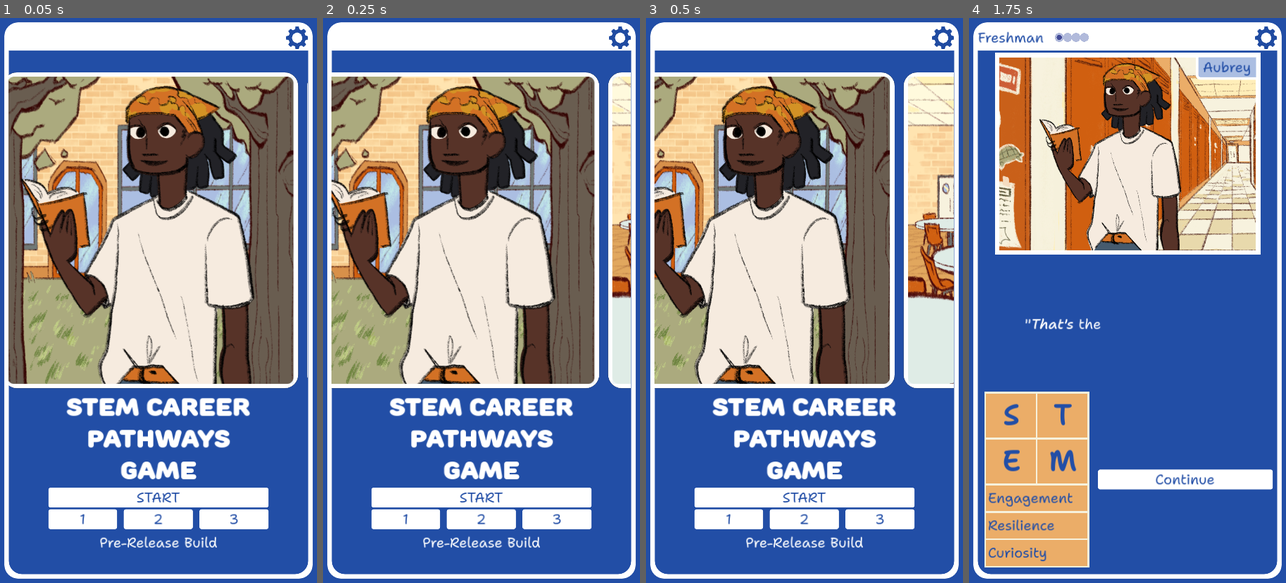
Above: before the commit, frames 1-4 (left to right).
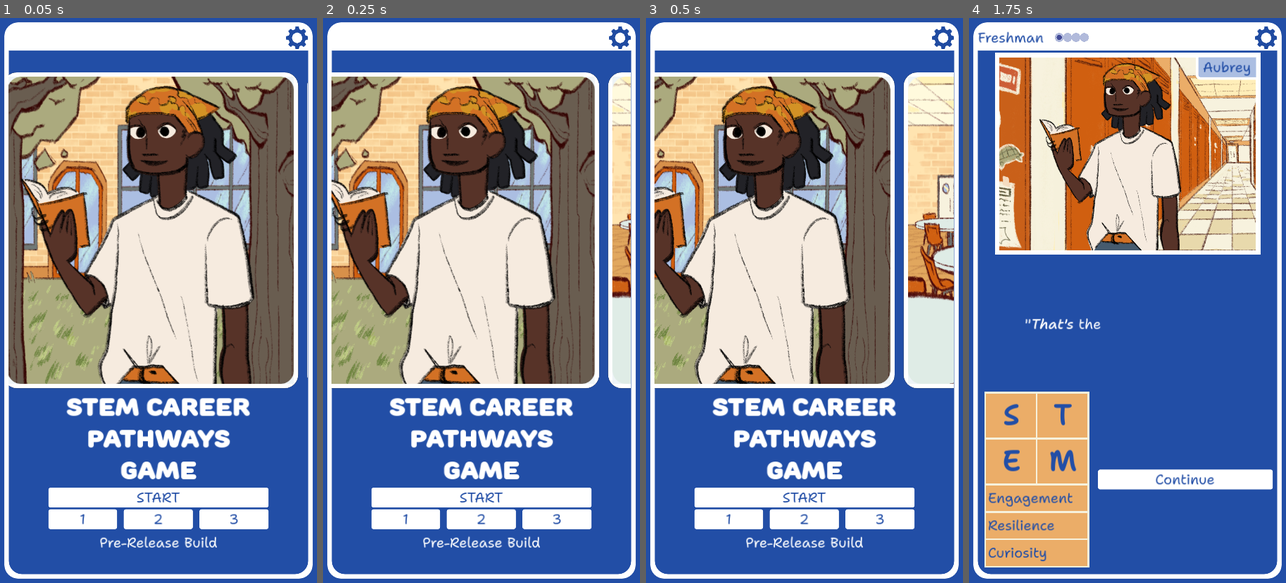
Above: after the commit, the same moments.

Repository: stem-career-paths/game
Game: Godot game, scene res://ui/screen.tscn
Two runs of this game, one before a commit and one after it. Both use one fixed random seed, a clock stepped at 60 frames per second and the inputs below. The engine's default icon, where the game draws it, is replaced by a stand-in: a white triangle on a blue panel in a dark square.
Inputs (mouse positions are in pixels of both pictures, inside the frame that each line leads up to):
- Up to frame 1 (0.05 s): no input
- Up to frame 2 (0.25 s): no input
- Up to frame 3 (0.5 s): no input
- Up to frame 4 (1.75 s): click (1127, 498) at 0.52 s; click (1184, 441) at 1.27 s

The runs differ from the first frame. In frame 1, 0.2% of the frame differs, in the area x 2-93%, y 10-65%; in frame 2, 0.2%; in frame 3, 0.2%; in frame 4, nothing differs.

Commit message:
Increase size of rounded frame
The 30-pixel size matches that which is used in the custom
style boxes.

Diff:
--- a/project/ui/cast_carousel.tscn
+++ b/project/ui/cast_carousel.tscn
@@ -7,7 +7,7 @@
 [ext_resource type="Texture2D" uid="uid://8feisb4hegcw" path="res://cast/mary.png" id="4_qwxpl"]
 [ext_resource type="Texture2D" uid="uid://cbcvn5aqnt5ps" path="res://locations/courtyard.png" id="5_gdxba"]
 [ext_resource type="Texture2D" uid="uid://b7srskjmxkvei" path="res://cast/steven.png" id="5_gwtqp"]
-[ext_resource type="Texture2D" uid="uid://xfhpo2oe5ry7" path="res://ui/rounded_frame.png" id="5_udgfa"]
+[ext_resource type="PackedScene" uid="uid://bu5esoalimtnl" path="res://ui/rounded_white_frame.tscn" id="5_vkd2o"]
 [ext_resource type="Texture2D" uid="uid://dn3sdi40yoltw" path="res://locations/hallway.png" id="7_7ejyh"]
 [ext_resource type="Texture2D" uid="uid://bmkysfcdftaiw" path="res://locations/lunchroom.png" id="9_q1wsy"]
 
@@ -39,13 +39,8 @@
 offset_bottom = 720.0
 texture = ExtResource("2_6q8b8")
 
-[node name="RoundedWhiteFrame" type="NinePatchRect" parent="ParallaxLayer/HBoxContainer/PanelContainer"]
+[node name="RoundedWhiteFrame" parent="ParallaxLayer/HBoxContainer/PanelContainer" instance=ExtResource("5_vkd2o")]
 layout_mode = 2
-texture = ExtResource("5_udgfa")
-patch_margin_left = 15
-patch_margin_top = 15
-patch_margin_right = 15
-patch_margin_bottom = 15
 
 [node name="PanelContainer2" type="PanelContainer" parent="ParallaxLayer/HBoxContainer"]
 layout_mode = 2
@@ -62,13 +57,8 @@
 offset_bottom = 720.0
 texture = ExtResource("3_pxqv0")
 
-[node name="RoundedWhiteFrame" type="NinePatchRect" parent="ParallaxLayer/HBoxContainer/PanelContainer2"]
+[node name="RoundedWhiteFrame" parent="ParallaxLayer/HBoxContainer/PanelContainer2" instance=ExtResource("5_vkd2o")]
 layout_mode = 2
-texture = ExtResource("5_udgfa")
-patch_margin_left = 15
-patch_margin_top = 15
-patch_margin_right = 15
-patch_margin_bottom = 15
 
 [node name="PanelContainer3" type="PanelContainer" parent="ParallaxLayer/HBoxContainer"]
 layout_mode = 2
@@ -85,13 +75,8 @@
 offset_bottom = 720.0
 texture = ExtResource("4_qwxpl")
 
-[node name="RoundedWhiteFrame" type="NinePatchRect" parent="ParallaxLayer/HBoxContainer/PanelContainer3"]
+[node name="RoundedWhiteFrame" parent="ParallaxLayer/HBoxContainer/PanelContainer3" instance=ExtResource("5_vkd2o")]
 layout_mode = 2
-texture = ExtResource("5_udgfa")
-patch_margin_left = 15
-patch_margin_top = 15
-patch_margin_right = 15
-patch_margin_bottom = 15
 
 [node name="PanelContainer4" type="PanelContainer" parent="ParallaxLayer/HBoxContainer"]
 layout_mode = 2
@@ -108,10 +93,5 @@
 offset_bottom = 720.0
 texture = ExtResource("5_gwtqp")
 
-[node name="RoundedWhiteFrame" type="NinePatchRect" parent="ParallaxLayer/HBoxContainer/PanelContainer4"]
+[node name="RoundedWhiteFrame" parent="ParallaxLayer/HBoxContainer/PanelContainer4" instance=ExtResource("5_vkd2o")]
 layout_mode = 2
-texture = ExtResource("5_udgfa")
-patch_margin_left = 15
-patch_margin_top = 15
-patch_margin_right = 15
-patch_margin_bottom = 15
--- /dev/null
+++ b/project/ui/rounded_white_frame.tscn
@@ -0,0 +1,10 @@
+[gd_scene load_steps=2 format=3 uid="uid://bu5esoalimtnl"]
+
+[ext_resource type="Texture2D" uid="uid://xfhpo2oe5ry7" path="res://ui/rounded_frame.png" id="1_0mc2p"]
+
+[node name="RoundedWhiteFrame" type="NinePatchRect"]
+texture = ExtResource("1_0mc2p")
+patch_margin_left = 30
+patch_margin_top = 30
+patch_margin_right = 30
+patch_margin_bottom = 30
Binary file changed: project/ui/rounded_frame.png
Not shown, changed: project/ui/rounded_frame.xcf
